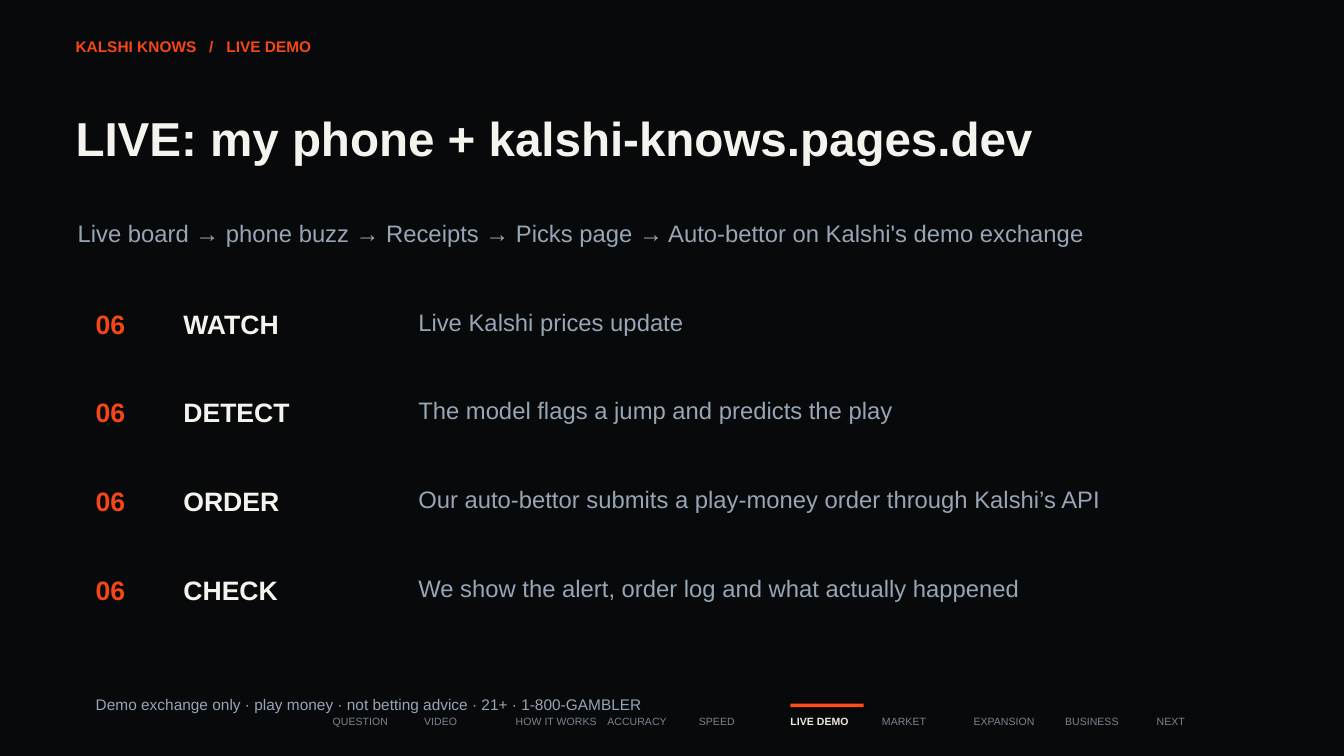
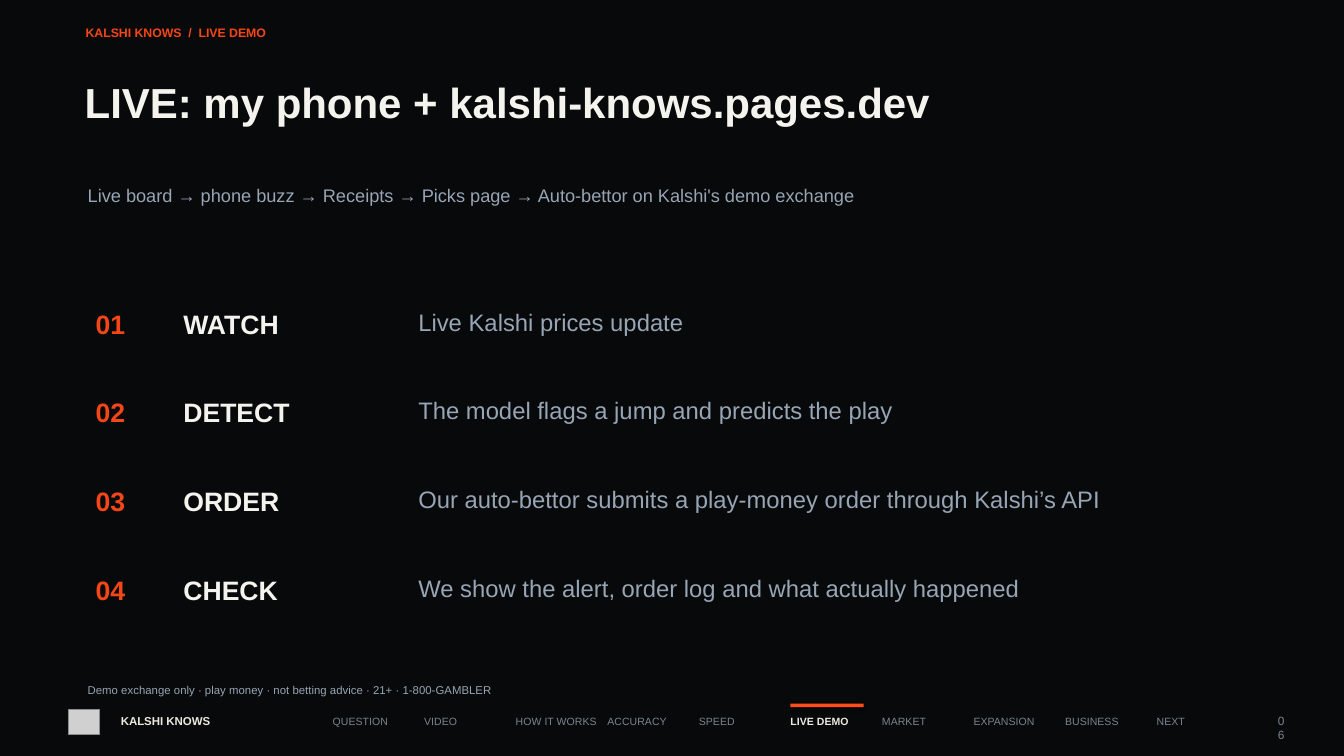
Before and after one commit to faisal-nabulsi/kalshi-knows, a slide deck: slide 6 of slides/Kalshi_Knows_FINAL.pptx. Drawn at 1344x756 pixels with LibreOffice and Linux fonts; fonts in the diff are those of the drawing; grey boxes stand for pictures. Boxes give left, top, right and bottom in pixels: in the first picture for what was removed or moved away, otherwise in the second. Text is boxed around its words. In the diff, an @@ line names an element or a change of style, - is before the commit and + after.

```diff
--- a/slides/Kalshi_Knows_FINAL.pptx
+++ b/slides/Kalshi_Knows_FINAL.pptx
@@ text "KALSHI KNOWS / LIVE DEMO": place and size @@
-text "KALSHI KNOWS / LIVE DEMO" at [76, 41, 311, 52]
+text "KALSHI KNOWS / LIVE DEMO" at [86, 28, 266, 37]
@@ text "KALSHI KNOWS / LIVE DEMO" at [86, 28, 266, 37]: size 11 to 8.8 pt @@
@@ text "LIVE: my phone + kalshi-knows.pages.dev": place and size @@
-text "LIVE: my phone + kalshi-knows.pages.dev" at [76, 121, 1033, 165]
+text "LIVE: my phone + kalshi-knows.pages.dev" at [85, 87, 929, 127]
@@ text "LIVE: my phone + kalshi-knows.pages.dev" at [85, 87, 929, 127]: size 34 to 30 pt @@
@@ text "Live board → phone buzz ...": place and size @@
-text "Live board → phone buzz ..." at [78, 224, 1083, 247]
+text "Live board → phone buzz ..." at [88, 189, 854, 206]
@@ text "Live board → phone buzz ..." at [88, 189, 854, 206]: size 17 to 13 pt @@
@@ text at [96, 315, 126, 335]: text changed @@
-06
+01
@@ text at [96, 403, 126, 423]: text changed @@
-06
+02
@@ text at [96, 492, 126, 512]: text changed @@
-06
+03
@@ text at [96, 581, 126, 601]: text changed @@
-06
+04
@@ text "Demo exchange only · play ...": place and size @@
-text "Demo exchange only · play ..." at [96, 699, 641, 713]
+text "Demo exchange only · play ..." at [88, 686, 492, 697]
@@ text "Demo exchange only · play ..." at [88, 686, 492, 697]: size 11 to 8.1 pt @@
@@ picture added at [69, 710, 100, 735] @@
@@ text added at [121, 717, 210, 725], 8.2 pt, text #EDE8DF, bold @@
+KALSHI KNOWS
@@ text added at [1268, 709, 1299, 731], 8.5 pt, text #7A848F @@
+06
```
Also in this commit, not shown: 8 other slides changed.
